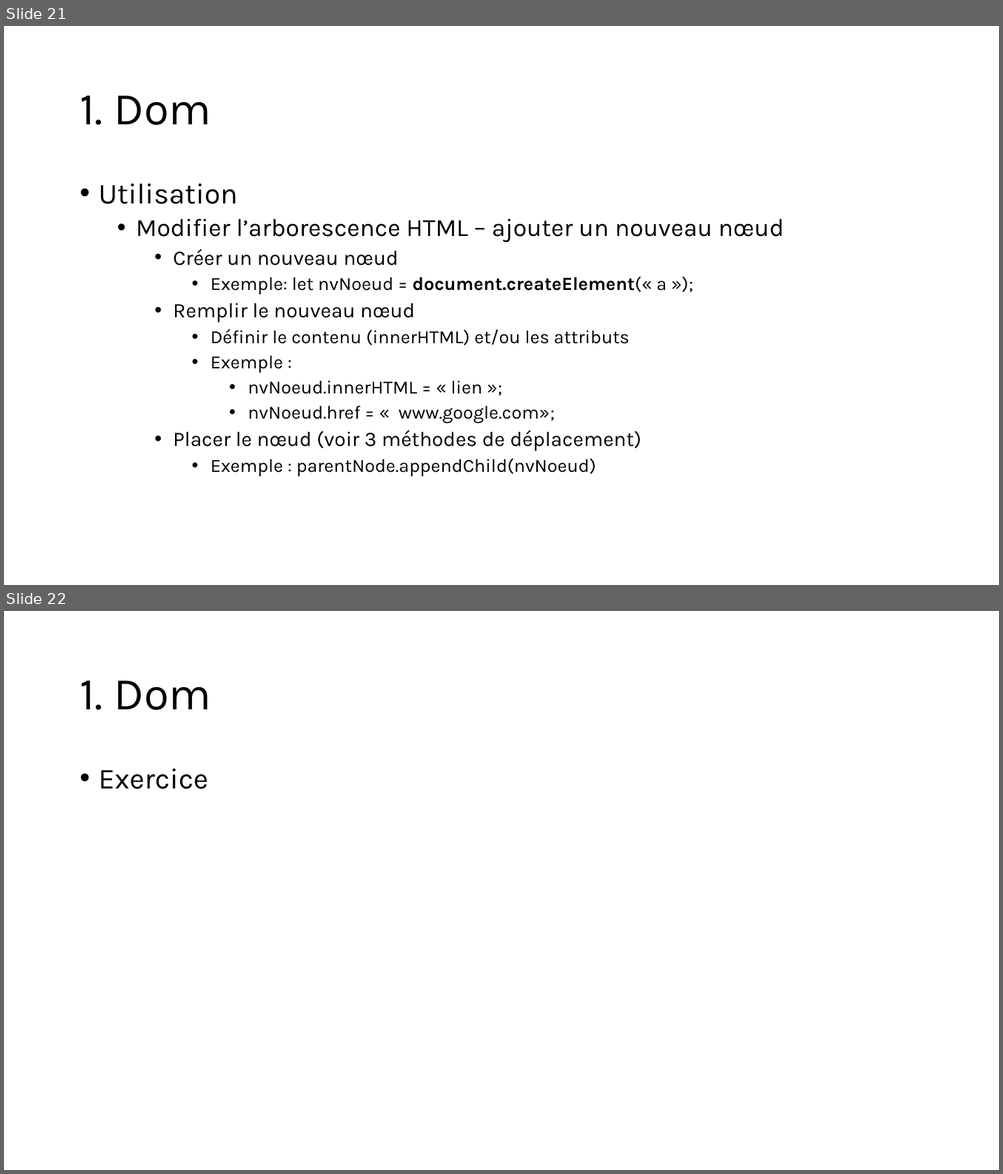
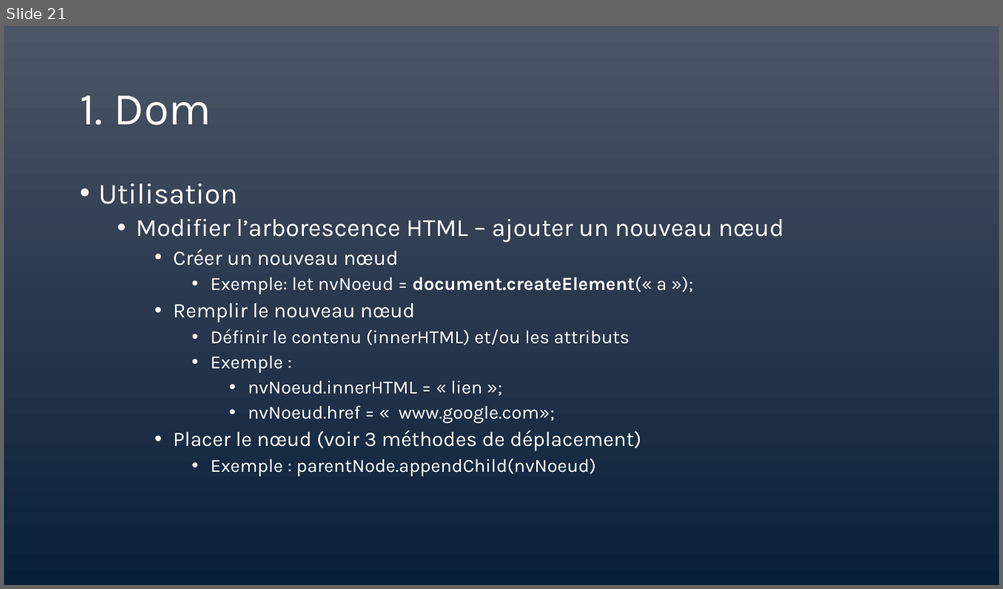
Before and after one commit to LJKhnor/Chapitre-7, a slide deck: Chapitre 7.pptx. Shown one above the other, each under a label of ours: slides 21 and 22 before the commit, slide 21 after it. The pictures are 1003x1174 and 1003x589 pixels, drawn with LibreOffice and Linux fonts; fonts in the diff are those of the drawing. Boxes give left, top, right and bottom in pixels: in the first picture for what was removed or moved away, otherwise in the second. Text is boxed around its words. In the diff, an @@ line names an element or a change of style, - is before the commit and + after.

```diff
--- a/Chapitre 7.pptx
+++ b/Chapitre 7.pptx
@@ slide 22 removed at (4,611,999,1170), background #FFFFFF @@
@@ title removed at (79,681,211,710) @@
-1. Dom
@@ text removed at (99,769,208,789) @@
-• Exercice
@@ slide 21 changed as well @@
@@ background #FFFFFF to gradient #4D5667 to #2B394F to #072139 @@
@@ title "1. Dom" at (79,96,211,125): text colour #000000 to #FFFFFF @@
@@ text "Utilisation" at (99,184,784,477): text colour #000000 to #FFFFFF @@
```
Also in this commit, not shown: 34 other slides changed, 2 slides added, 2 other slides removed, 1 other file.
